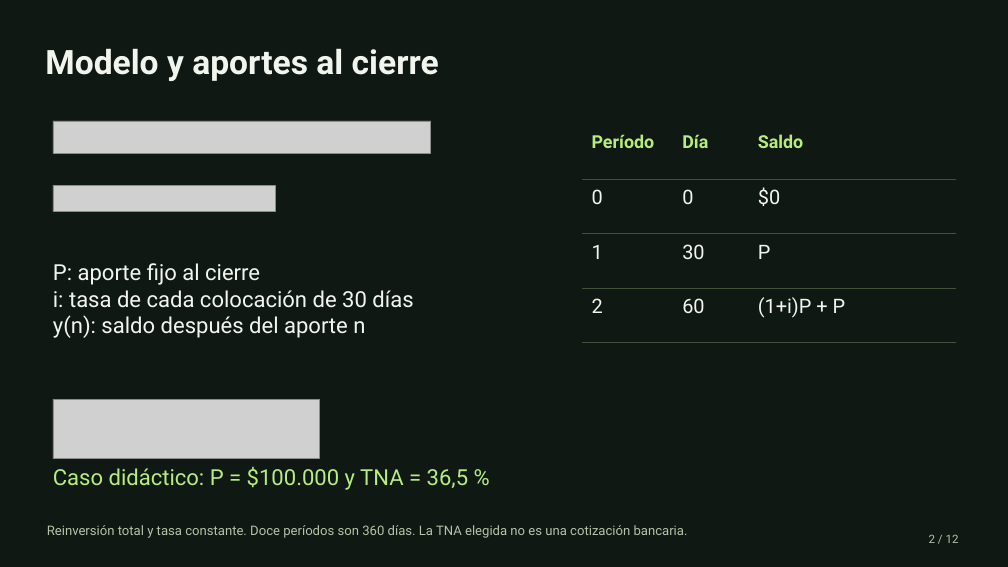
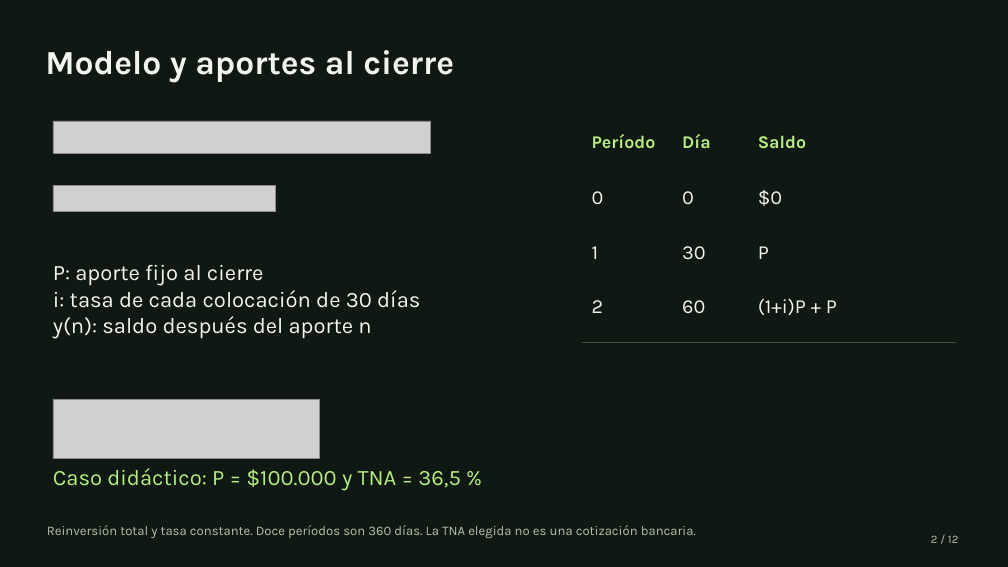
Before and after one commit to Musta1ne/capital-discreto, a slide deck: slide 2 of output/presentations/Capital_Discreto_Coloquio_2026.pptx. Drawn at 1008x567 pixels with LibreOffice and Linux fonts; fonts in the diff are those of the drawing; grey boxes stand for pictures. Boxes give left, top, right and bottom in pixels: in the first picture for what was removed or moved away, otherwise in the second. Text is boxed around its words. In the diff, an @@ line names an element or a change of style, - is before the commit and + after.

```diff
--- a/output/presentations/Capital_Discreto_Coloquio_2026.pptx
+++ b/output/presentations/Capital_Discreto_Coloquio_2026.pptx
@@ table at (x1=582, y1=125, x2=957, y2=373) @@
@@ font Roboto to Karla @@
@@ borders changed @@
@@ font Roboto to Karla in 5 elements at (x1=45, y1=50, x2=454, y2=83), (x1=931, y1=535, x2=959, y2=543), (x1=53, y1=265, x2=420, y2=339), (x1=53, y1=468, x2=461, y2=491), (x1=47, y1=525, x2=696, y2=538) @@
```
Also in this commit, not shown: 9 other slides changed, 2 slides removed, 4 other files.
